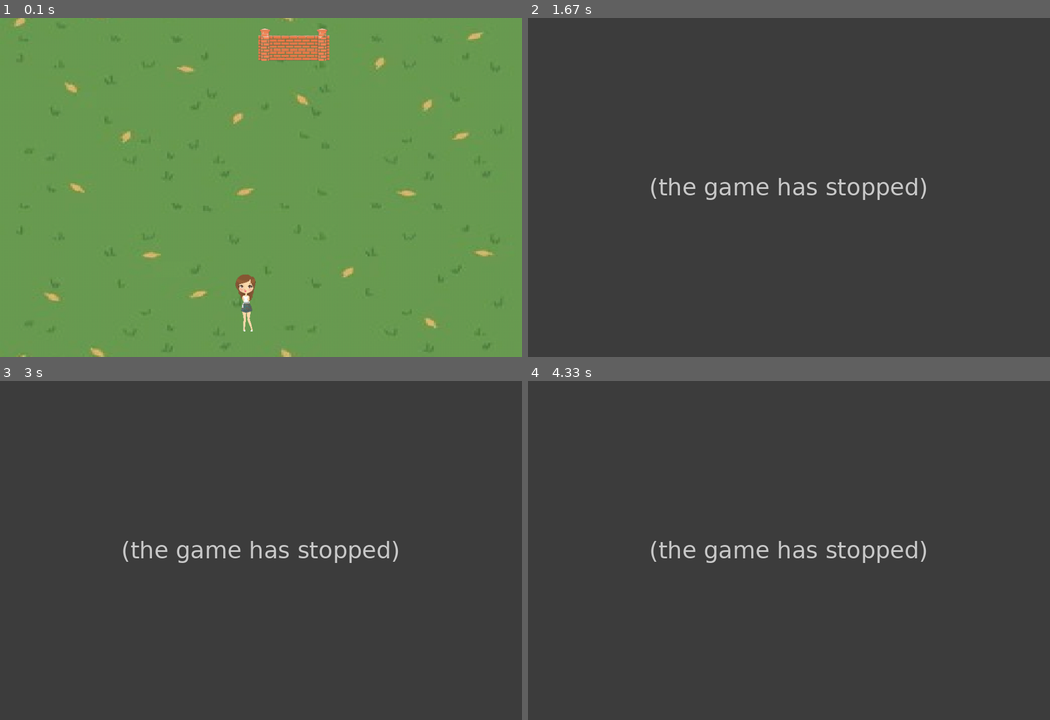
Above: before the commit, frames 1-4 (two rows, left to right).
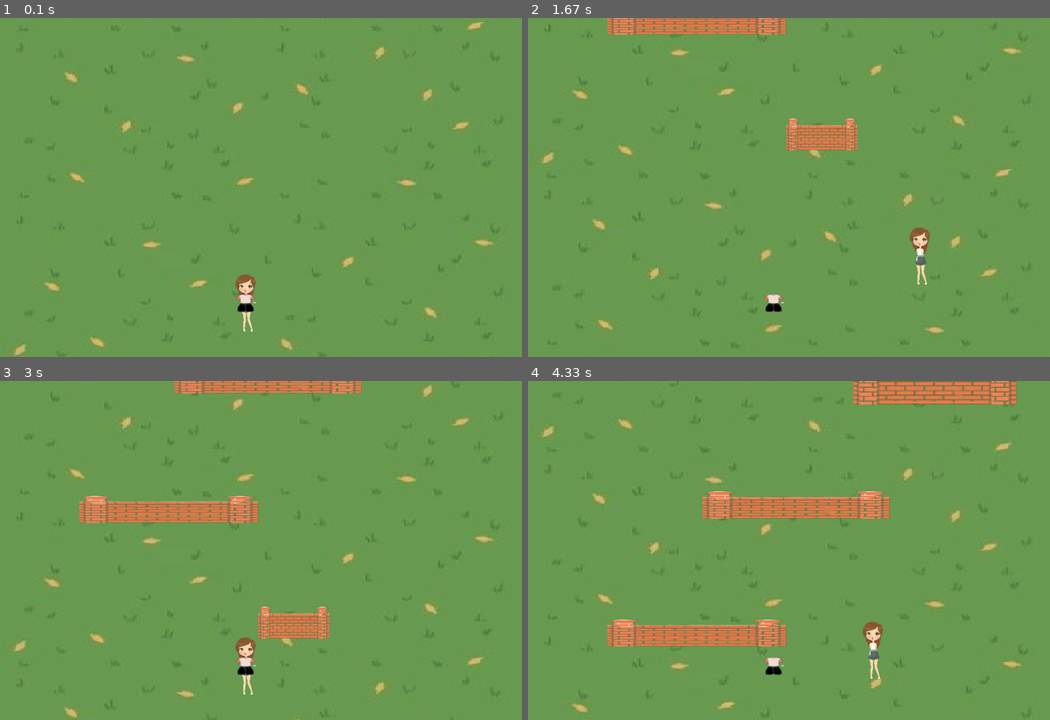
Above: after the commit, the same moments.

Repository: RH14526/pygame_n_e_r
Game: pygame game, started from main.py
The game is run twice, just before and just after one commit, with the same random seed, the same clock (stepped at 60 frames per second) and the same inputs.
Inputs:
- Up to frame 1 (0.1 s): no input
- Up to frame 2 (1.67 s): hold Right 0.33-0.8 s; hold Up 0.83-1.13 s; hold Right 1.17-1.63 s
- Up to frame 3 (3 s): hold Left 1.67-2.2 s; hold Down 2.23-2.53 s; hold Left 2.57-2.97 s
- Up to frame 4 (4.33 s): hold Up 3-3.37 s; hold Right 3.4-4.03 s; hold Down from 4.07 s (still down)

The runs differ from the first frame. In frame 1, 3.7% of the frame differs, in the area x 2-96%, y 0-100%; in frame 2, 100%, in the area x 0-100%, y 0-100%; in frame 3, 100%; in frame 4, 100%.
Before the commit the program exited at 1.17 s; later frames show no game.

Commit message:
ffixed colide

Diff:
--- a/Img.py
+++ b/Img.py
@@ -1,3 +1,4 @@
+
 import pygame
 from constans import *
 
--- a/classes/hero.py
+++ b/classes/hero.py
@@ -1,7 +1,6 @@
 import pygame
 from constans import *
 from helpers import *
-
 
 
 class Hero:
--- a/constans.py
+++ b/constans.py
@@ -1,3 +1,5 @@
+################## game #######################
+
 WINDOW_WIDTH = 1000
 WINDOW_HEIGHT = 650
 SCREEN_COLOR = (154, 205, 50)
@@ -15,3 +17,18 @@
 MIN_WALL_HEIGHT = 50
 MENU_BACK = 'img/manu_back/menu_back.jpg'
 WALL = 'img/wall/wall.png'
+
+##################### closet ##############################
+
+SHORTS = 'img/girl_clothes/3.png'
+TOP = 'img/girl_clothes/4.png'
+TOP_CLOTHERS_X_START = HERO_START_X
+TOP_WIDTH = HERO_WIDTH
+TOP_HEIGHT = HERO_HEIGHT / 2
+TOP_CLOTHERS_Y_START = HERO_Y_START + TOP_HEIGHT + 17
+BOTTOM_X = HERO_START_X
+BOTTOB_WIDTH = HERO_WIDTH
+BOTTOM_HEIGHT = HERO_HEIGHT / 2
+BOTTOM_Y = HERO_Y_START + (BOTTOM_HEIGHT * 2) + 15
+
+#############menu#######################################
--- a/main.py
+++ b/main.py
@@ -18,7 +18,8 @@
     hero_y = HERO_Y_START
     pygame.init()
     finish = False
-    scroll = 5
+    hero_scroll = 5
+    scroll = 3
     tile = pygame.image.load('img/back/9ba6409e-1370-455f-b50d-2a8d120fdfff.jpg').convert()
     tile = pygame.transform.scale(tile, (WINDOW_WIDTH, WINDOW_HEIGHT))
     b_pos = 0
@@ -41,20 +42,20 @@
 
         keys = pygame.key.get_pressed()
         if keys[pygame.K_LEFT] and hero_x > 0:
-            hero_x -= 5
+            hero_x -= hero_scroll
         if keys[pygame.K_RIGHT] and hero_x < WINDOW_WIDTH - HERO_WIDTH:
-            hero_x += 5
+            hero_x += hero_scroll
         if keys[pygame.K_UP] and hero_y > 0:
-            hero_y -= 5
+            hero_y -= hero_scroll
         if keys[pygame.K_DOWN] and hero_y < WINDOW_HEIGHT - HERO_HEIGHT:
-            hero_y += 5
+            hero_y += hero_scroll
 
         # Generate new walls as needed
         if len(walls) == 0 or walls[-1].y_position > 100:
             wall_width = random.randint(MIN_WALL_WIDTH, MAX_WALL_WIDTH)
             wall_height = random.randint(MIN_WALL_HEIGHT, MAX_WALL_HEIGHT)
             wall_x = random.randint(0, WINDOW_WIDTH - wall_width)
-            wall_y = -wall_height / 2
+            wall_y = -wall_height - random.randint(50, 100)
             walls.append(Img(wall_width, wall_x, wall_y, wall_height, WALL))
 
         # Move and draw the walls
@@ -71,6 +72,10 @@
             finish = True
 
         my_hero.display_hero()
+        shorts = Img(BOTTOB_WIDTH, BOTTOM_X, BOTTOM_Y, BOTTOM_HEIGHT, SHORTS)
+        shorts.show()
+        top = Img(TOP_WIDTH, TOP_CLOTHERS_X_START, TOP_CLOTHERS_Y_START, TOP_HEIGHT, TOP)
+        top.show()
         pygame.display.flip()
 
     pygame.quit()
